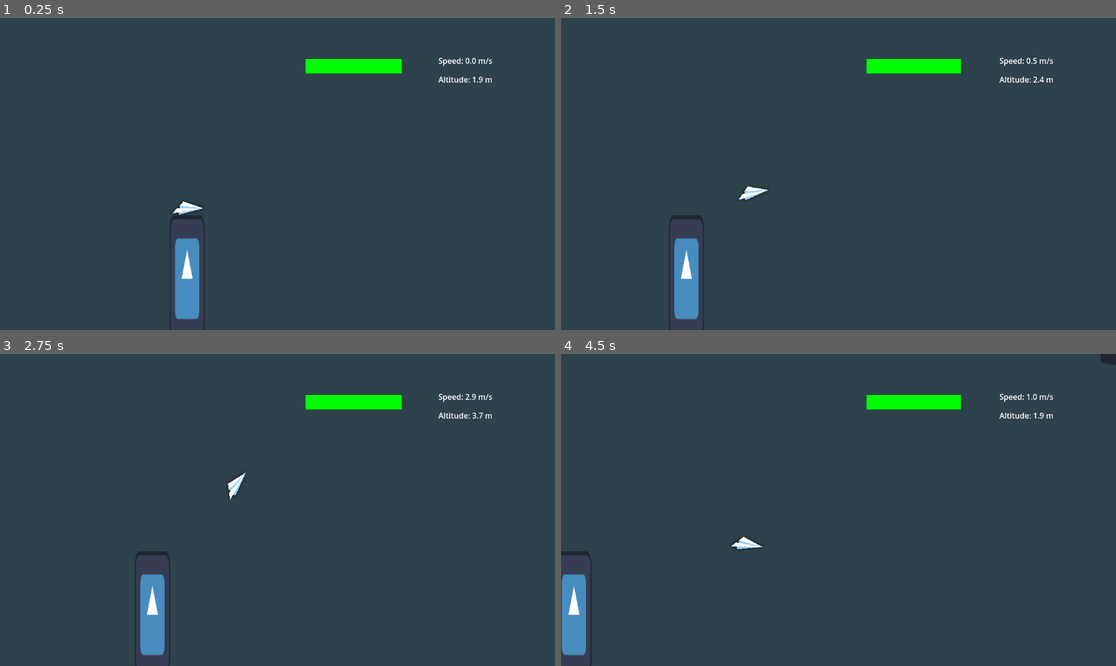
Above: before the commit, frames 1-4 (two rows, left to right).
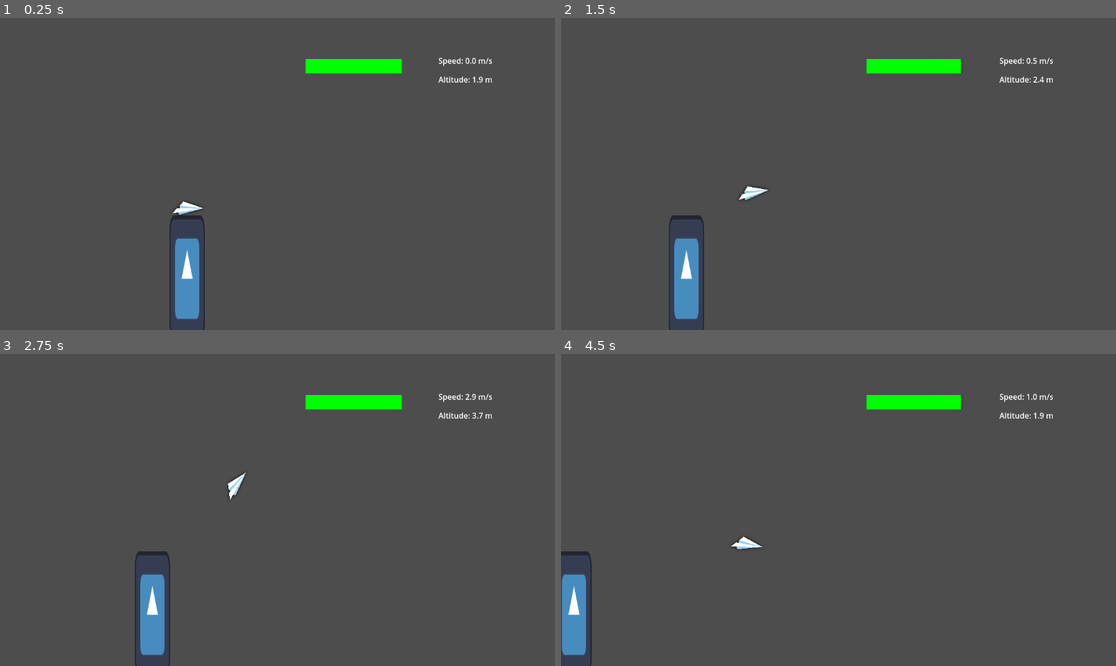
Above: after the commit, the same moments.

Repository: STUDIO-SINOKAYO/planegame
Game: Godot game, scene res://Scenes/level.tscn
Same seed, same stepped clock (60 frames per second), same inputs: the game is played once before the commit and once after it. The engine's default icon, where the game draws it, is replaced by a stand-in: a white triangle on a blue panel in a dark square.
Inputs (mouse positions are in pixels of both pictures, inside the frame that each line leads up to):
- Up to frame 1 (0.25 s): no input
- Up to frame 2 (1.5 s): tap Enter (ui_accept) at 0.5, 0.77 s; move the mouse to (960, 158) at 0.52 s; right-click (960, 158) at 0.6 s; click (960, 158) at 0.67 s; move the mouse to (727, 189) at 1.27 s; right-click (727, 189) at 1.35 s; click (727, 189) at 1.42 s
- Up to frame 3 (2.75 s): tap Enter (ui_accept) at 1.52 s; move the mouse to (333, 441) at 2.02 s; right-click (333, 441) at 2.1 s; click (333, 441) at 2.17 s
- Up to frame 4 (4.5 s): move the mouse to (810, 572) at 2.77 s; right-click (810, 572) at 2.85 s; click (810, 572) at 2.92 s; tap Enter (ui_accept) at 3.02, 3.77 s; move the mouse to (1005, 556) at 3.52 s; right-click (1005, 556) at 3.6 s; click (1005, 556) at 3.67 s; move the mouse to (672, 463) at 4.27 s; right-click (672, 463) at 4.35 s; click (672, 463) at 4.42 s

The runs differ from the first frame. In frame 1, 97% of the frame differs, in the area x 0-100%, y 0-100%; in frame 2, 97%; in frame 3, 97%; in frame 4, 97%.

Commit message:
Update level.tscn

Diff:
--- a/Scenes/level.tscn
+++ b/Scenes/level.tscn
@@ -6,7 +6,6 @@
 [ext_resource type="Texture2D" uid="uid://cfof2t4pe4mmt" path="res://Assets/Sprites/PLANE.png" id="4_8c0lf"]
 [ext_resource type="Texture2D" uid="uid://doxgbjthq1fb8" path="res://Assets/Sprites/cloud1.png" id="5_luodc"]
 [ext_resource type="Texture2D" uid="uid://c2ma8uiowqrt3" path="res://Assets/Sprites/cloud2.png" id="6_1cgv8"]
-[ext_resource type="PackedScene" uid="uid://dx16h0mn7uvo5" path="res://Scenes/clouds.tscn" id="7_8c0lf"]
 [ext_resource type="Texture2D" uid="uid://bcqnc3csg7q4e" path="res://Assets/Sprites/land2.png" id="7_ais7f"]
 [ext_resource type="Texture2D" uid="uid://b1mar0ene2plg" path="res://Assets/Sprites/land4.png" id="8_re0q2"]
 [ext_resource type="Texture2D" uid="uid://bo1gns3t6l0v" path="res://Assets/Sprites/land1.png" id="9_fq0f7"]
@@ -43,6 +42,62 @@
 [sub_resource type="CircleShape2D" id="CircleShape2D_ha31o"]
 radius = 77.2787
 
+[sub_resource type="Animation" id="Animation_re0q2"]
+resource_name = "sun jumpscare"
+tracks/0/type = "bezier"
+tracks/0/imported = false
+tracks/0/enabled = true
+tracks/0/path = NodePath(".:position:x")
+tracks/0/interp = 1
+tracks/0/loop_wrap = true
+tracks/0/keys = {
+"handle_modes": PackedInt32Array(0, 0, 0),
+"points": PackedFloat32Array(2408, -0.25, 0, 0.25, 0, 2408, -0.25, 0, 0.25, 0, 2408, -0.25, 0, 0.25, 0),
+"times": PackedFloat32Array(0, 0.166667, 0.8)
+}
+tracks/1/type = "bezier"
+tracks/1/imported = false
+tracks/1/enabled = true
+tracks/1/path = NodePath(".:position:y")
+tracks/1/interp = 1
+tracks/1/loop_wrap = true
+tracks/1/keys = {
+"handle_modes": PackedInt32Array(0, 0, 0),
+"points": PackedFloat32Array(-200, -0.25, 0, 0.25, 0, 210, -0.25, 0, 0.25, 0, 199, -0.25, 0, 0.25, 0),
+"times": PackedFloat32Array(0, 0.533333, 1)
+}
+
+[sub_resource type="Animation" id="Animation_fq0f7"]
+length = 0.001
+tracks/0/type = "bezier"
+tracks/0/imported = false
+tracks/0/enabled = true
+tracks/0/path = NodePath(".:position:x")
+tracks/0/interp = 1
+tracks/0/loop_wrap = true
+tracks/0/keys = {
+"handle_modes": PackedInt32Array(0),
+"points": PackedFloat32Array(2408, -0.25, 0, 0.25, 0),
+"times": PackedFloat32Array(0)
+}
+tracks/1/type = "bezier"
+tracks/1/imported = false
+tracks/1/enabled = true
+tracks/1/path = NodePath(".:position:y")
+tracks/1/interp = 1
+tracks/1/loop_wrap = true
+tracks/1/keys = {
+"handle_modes": PackedInt32Array(0),
+"points": PackedFloat32Array(199, -0.25, 0, 0.25, 0),
+"times": PackedFloat32Array(0)
+}
+
+[sub_resource type="AnimationLibrary" id="AnimationLibrary_bp4cd"]
+_data = {
+&"RESET": SubResource("Animation_fq0f7"),
+&"sun jumpscare": SubResource("Animation_re0q2")
+}
+
 [sub_resource type="RectangleShape2D" id="RectangleShape2D_00k4y"]
 size = Vector2(65.25, 94.5)
 
@@ -70,15 +125,201 @@
 [sub_resource type="CircleShape2D" id="CircleShape2D_u0did"]
 radius = 78.0064
 
+[sub_resource type="Animation" id="Animation_bp4cd"]
+resource_name = "tree jumpscare"
+tracks/0/type = "bezier"
+tracks/0/imported = false
+tracks/0/enabled = true
+tracks/0/path = NodePath(".:scale:x")
+tracks/0/interp = 1
+tracks/0/loop_wrap = true
+tracks/0/keys = {
+"handle_modes": PackedInt32Array(0),
+"points": PackedFloat32Array(1, -0.25, 0, 0.25, 0),
+"times": PackedFloat32Array(0)
+}
+tracks/1/type = "bezier"
+tracks/1/imported = false
+tracks/1/enabled = true
+tracks/1/path = NodePath(".:scale:y")
+tracks/1/interp = 1
+tracks/1/loop_wrap = true
+tracks/1/keys = {
+"handle_modes": PackedInt32Array(0),
+"points": PackedFloat32Array(1, -0.25, 0, 0.25, 0),
+"times": PackedFloat32Array(0)
+}
+tracks/2/type = "bezier"
+tracks/2/imported = false
+tracks/2/enabled = true
+tracks/2/path = NodePath(".:position:x")
+tracks/2/interp = 1
+tracks/2/loop_wrap = true
+tracks/2/keys = {
+"handle_modes": PackedInt32Array(0, 0),
+"points": PackedFloat32Array(3468, -0.25, 0, 0.25, 0, 3468, -0.25, 0, 0.25, 0),
+"times": PackedFloat32Array(0, 0.53)
+}
+tracks/3/type = "bezier"
+tracks/3/imported = false
+tracks/3/enabled = true
+tracks/3/path = NodePath(".:position:y")
+tracks/3/interp = 1
+tracks/3/loop_wrap = true
+tracks/3/keys = {
+"handle_modes": PackedInt32Array(0, 0),
+"points": PackedFloat32Array(1000, -0.25, 0, 0.25, 0, 539, -0.25, 0, 0.25, 0),
+"times": PackedFloat32Array(0, 0.53)
+}
+
+[sub_resource type="Animation" id="Animation_d3deu"]
+length = 0.001
+tracks/0/type = "bezier"
+tracks/0/imported = false
+tracks/0/enabled = true
+tracks/0/path = NodePath(".:scale:x")
+tracks/0/interp = 1
+tracks/0/loop_wrap = true
+tracks/0/keys = {
+"handle_modes": PackedInt32Array(0),
+"points": PackedFloat32Array(1, -0.25, 0, 0.25, 0),
+"times": PackedFloat32Array(0)
+}
+tracks/1/type = "bezier"
+tracks/1/imported = false
+tracks/1/enabled = true
+tracks/1/path = NodePath(".:scale:y")
+tracks/1/interp = 1
+tracks/1/loop_wrap = true
+tracks/1/keys = {
+"handle_modes": PackedInt32Array(0),
+"points": PackedFloat32Array(1, -0.25, 0, 0.25, 0),
+"times": PackedFloat32Array(0)
+}
+tracks/2/type = "bezier"
+tracks/2/imported = false
+tracks/2/enabled = true
+tracks/2/path = NodePath(".:position:x")
+tracks/2/interp = 1
+tracks/2/loop_wrap = true
+tracks/2/keys = {
+"handle_modes": PackedInt32Array(0),
+"points": PackedFloat32Array(3468, -0.25, 0, 0.25, 0),
+"times": PackedFloat32Array(0)
+}
+tracks/3/type = "bezier"
+tracks/3/imported = false
+tracks/3/enabled = true
+tracks/3/path = NodePath(".:position:y")
+tracks/3/interp = 1
+tracks/3/loop_wrap = true
+tracks/3/keys = {
+"handle_modes": PackedInt32Array(0),
+"points": PackedFloat32Array(539, -0.25, 0, 0.25, 0),
+"times": PackedFloat32Array(0)
+}
+
+[sub_resource type="AnimationLibrary" id="AnimationLibrary_csjfj"]
+_data = {
+&"RESET": SubResource("Animation_d3deu"),
+&"tree jumpscare": SubResource("Animation_bp4cd")
+}
+
 [sub_resource type="CircleShape2D" id="CircleShape2D_hcs0j"]
 radius = 52.0384
 
+[sub_resource type="RectangleShape2D" id="RectangleShape2D_53r2q"]
+size = Vector2(210, 130)
+
+[sub_resource type="CircleShape2D" id="CircleShape2D_1cgv8"]
+radius = 50.9608
+
+[sub_resource type="RectangleShape2D" id="RectangleShape2D_hcs0j"]
+size = Vector2(8.5, 61)
+
+[sub_resource type="RectangleShape2D" id="RectangleShape2D_luodc"]
+size = Vector2(78, 183.5)
+
 [sub_resource type="CircleShape2D" id="CircleShape2D_maxl3"]
 radius = 13.4536
 
+[sub_resource type="Animation" id="Animation_nkhef"]
+resource_name = "shake"
+loop_mode = 1
+tracks/0/type = "value"
+tracks/0/imported = false
+tracks/0/enabled = true
+tracks/0/path = NodePath(".:position")
+tracks/0/interp = 2
+tracks/0/loop_wrap = true
+tracks/0/keys = {
+"times": PackedFloat32Array(0, 0.34, 0.66, 1),
+"transitions": PackedFloat32Array(1, 1, 1, 1),
+"update": 0,
+"values": [Vector2(0, 0), Vector2(-1, 2), Vector2(2.48485, 1.0303), Vector2(0, 0)]
+}
+
+[sub_resource type="Animation" id="Animation_fmtd1"]
+length = 0.001
+tracks/0/type = "value"
+tracks/0/imported = false
+tracks/0/enabled = true
+tracks/0/path = NodePath(".:position")
+tracks/0/interp = 1
+tracks/0/loop_wrap = true
+tracks/0/keys = {
+"times": PackedFloat32Array(0),
+"transitions": PackedFloat32Array(1),
+"update": 0,
+"values": [Vector2(0, 400)]
+}
+
+[sub_resource type="AnimationLibrary" id="AnimationLibrary_5o4ln"]
+_data = {
+&"RESET": SubResource("Animation_fmtd1"),
+&"shake": SubResource("Animation_nkhef")
+}
+
 [sub_resource type="CircleShape2D" id="CircleShape2D_d3deu"]
 radius = 16.1245
 
+[sub_resource type="Animation" id="Animation_ag4x3"]
+resource_name = "shake"
+loop_mode = 1
+tracks/0/type = "value"
+tracks/0/imported = false
+tracks/0/enabled = true
+tracks/0/path = NodePath(".:position")
+tracks/0/interp = 2
+tracks/0/loop_wrap = true
+tracks/0/keys = {
+"times": PackedFloat32Array(0, 0.34, 0.69, 1),
+"transitions": PackedFloat32Array(1, 1, 1, 1),
+"update": 0,
+"values": [Vector2(0, 0), Vector2(2, 0), Vector2(-2.06061, -1), Vector2(0, 0)]
+}
+
+[sub_resource type="Animation" id="Animation_maxl3"]
+length = 0.001
+tracks/0/type = "value"
+tracks/0/imported = false
+tracks/0/enabled = true
+tracks/0/path = NodePath(".:position")
+tracks/0/interp = 1
+tracks/0/loop_wrap = true
+tracks/0/keys = {
+"times": PackedFloat32Array(0),
+"transitions": PackedFloat32Array(1),
+"update": 0,
+"values": [Vector2(0, 400)]
+}
+
+[sub_resource type="AnimationLibrary" id="AnimationLibrary_md013"]
+_data = {
+&"RESET": SubResource("Animation_maxl3"),
+&"shake": SubResource("Animation_ag4x3")
+}
+
 [sub_resource type="RectangleShape2D" id="RectangleShape2D_nkhef"]
 size = Vector2(620, 58)
 
@@ -100,9 +341,203 @@
 [sub_resource type="RectangleShape2D" id="RectangleShape2D_1cgv8"]
 size = Vector2(13, 64)
 
+[sub_resource type="Animation" id="Animation_ogdfn"]
+resource_name = "fire appear"
+length = 4.0
+tracks/0/type = "value"
+tracks/0/imported = false
+tracks/0/enabled = true
+tracks/0/path = NodePath(".:position")
+tracks/0/interp = 2
+tracks/0/loop_wrap = true
+tracks/0/keys = {
+"times": PackedFloat32Array(0, 0.59, 0.88),
+"transitions": PackedFloat32Array(1, 1, 1),
+"update": 0,
+"values": [Vector2(5718, 563), Vector2(5718, 296), Vector2(5718, 305)]
+}
+tracks/1/type = "value"
+tracks/1/imported = false
+tracks/1/enabled = true
+tracks/1/path = NodePath("../Fire1:position")
+tracks/1/interp = 2
+tracks/1/loop_wrap = true
+tracks/1/keys = {
+"times": PackedFloat32Array(0.32, 0.966667, 1.26667),
+"transitions": PackedFloat32Array(1, 1, 1),
+"update": 0,
+"values": [Vector2(6155, 645), Vector2(6155, 241), Vector2(6155, 251)]
+}
+tracks/2/type = "value"
+tracks/2/imported = false
+tracks/2/enabled = true
+tracks/2/path = NodePath("../FireGround1:position")
+tracks/2/interp = 2
+tracks/2/loop_wrap = true
+tracks/2/keys = {
+"times": PackedFloat32Array(0.966667, 2),
+"transitions": PackedFloat32Array(1, 1),
+"update": 0,
+"values": [Vector2(0, 300), Vector2(0, 0)]
+}
+tracks/3/type = "value"
+tracks/3/imported = false
+tracks/3/enabled = true
+tracks/3/path = NodePath("../Fire5:position")
+tracks/3/interp = 2
+tracks/3/loop_wrap = true
+tracks/3/keys = {
+"times": PackedFloat32Array(0.97, 2),
+"transitions": PackedFloat32Array(1, 1),
+"update": 0,
+"values": [Vector2(0, 330), Vector2(0, 0)]
+}
+tracks/4/type = "value"
+tracks/4/imported = false
+tracks/4/enabled = true
+tracks/4/path = NodePath("../Fire4:position")
+tracks/4/interp = 2
+tracks/4/loop_wrap = true
+tracks/4/keys = {
+"times": PackedFloat32Array(0.97, 2),
+"transitions": PackedFloat32Array(1, 1),
+"update": 0,
+"values": [Vector2(-1.401, 350), Vector2(-1.401, 0)]
+}
+tracks/5/type = "value"
+tracks/5/imported = false
+tracks/5/enabled = true
+tracks/5/path = NodePath("../Fire3:position")
+tracks/5/interp = 2
+tracks/5/loop_wrap = true
+tracks/5/keys = {
+"times": PackedFloat32Array(0.99, 2.02),
+"transitions": PackedFloat32Array(1, 1),
+"update": 0,
+"values": [Vector2(2.143, 400), Vector2(2.143, 0)]
+}
+
+[sub_resource type="Animation" id="Animation_l1uqm"]
+length = 0.001
+tracks/0/type = "value"
+tracks/0/imported = false
+tracks/0/enabled = true
+tracks/0/path = NodePath(".:position")
+tracks/0/interp = 1
+tracks/0/loop_wrap = true
+tracks/0/keys = {
+"times": PackedFloat32Array(0),
+"transitions": PackedFloat32Array(1),
+"update": 0,
+"values": [Vector2(5718, 563)]
+}
+tracks/1/type = "value"
+tracks/1/imported = false
+tracks/1/enabled = true
+tracks/1/path = NodePath("../Fire1:position")
+tracks/1/interp = 1
+tracks/1/loop_wrap = true
+tracks/1/keys = {
+"times": PackedFloat32Array(0),
+"transitions": PackedFloat32Array(1),
+"update": 0,
+"values": [Vector2(6155, 645)]
+}
+tracks/2/type = "value"
+tracks/2/imported = false
+tracks/2/enabled = true
+tracks/2/path = NodePath("../FireGround1:position")
+tracks/2/interp = 1
+tracks/2/loop_wrap = true
+tracks/2/keys = {
+"times": PackedFloat32Array(0),
+"transitions": PackedFloat32Array(1),
+"update": 0,
+"values": [Vector2(0, 300)]
+}
+tracks/3/type = "value"
+tracks/3/imported = false
+tracks/3/enabled = true
+tracks/3/path = NodePath("../Fire5:position")
+tracks/3/interp = 1
+tracks/3/loop_wrap = true
+tracks/3/keys = {
+"times": PackedFloat32Array(0),
+"transitions": PackedFloat32Array(1),
+"update": 0,
+"values": [Vector2(0, 0)]
+}
+tracks/4/type = "value"
+tracks/4/imported = false
+tracks/4/enabled = true
+tracks/4/path = NodePath("../Fire4:position")
+tracks/4/interp = 1
+tracks/4/loop_wrap = true
+tracks/4/keys = {
+"times": PackedFloat32Array(0),
+"transitions": PackedFloat32Array(1),
+"update": 0,
+"values": [Vector2(-1.401, 350)]
+}
+tracks/5/type = "value"
+tracks/5/imported = false
+tracks/5/enabled = true
+tracks/5/path = NodePath("../Fire3:position")
+tracks/5/interp = 1
+tracks/5/loop_wrap = true
+tracks/5/keys = {
+"times": PackedFloat32Array(0),
+"transitions": PackedFloat32Array(1),
+"update": 0,
+"values": [Vector2(2.143, 400)]
+}
+
+[sub_resource type="AnimationLibrary" id="AnimationLibrary_gx30c"]
+_data = {
+&"RESET": SubResource("Animation_l1uqm"),
+&"fire appear": SubResource("Animation_ogdfn")
+}
+
 [sub_resource type="CircleShape2D" id="CircleShape2D_csjfj"]
 radius = 11.0
 
+[sub_resource type="Animation" id="Animation_jmchl"]
+resource_name = "shake"
+loop_mode = 1
+tracks/0/type = "value"
+tracks/0/imported = false
+tracks/0/enabled = true
+tracks/0/path = NodePath(".:position")
+tracks/0/interp = 2
+tracks/0/loop_wrap = true
+tracks/0/keys = {
+"times": PackedFloat32Array(0, 0.35, 0.7, 1),
+"transitions": PackedFloat32Array(1, 1, 1, 1),
+"update": 0,
+"values": [Vector2(0, 0), Vector2(-2, -1), Vector2(2, 0), Vector2(0, 0)]
+}
+
+[sub_resource type="Animation" id="Animation_s14gf"]
+length = 0.001
+tracks/0/type = "value"
+tracks/0/imported = false
+tracks/0/enabled = true
+tracks/0/path = NodePath(".:position")
+tracks/0/interp = 1
+tracks/0/loop_wrap = true
+tracks/0/keys = {
+"times": PackedFloat32Array(0, 0.001),
+"transitions": PackedFloat32Array(1, 1),
+"update": 0,
+"values": [Vector2(0, 400), Vector2(0, 400)]
+}
+
+[sub_resource type="AnimationLibrary" id="AnimationLibrary_cpxpw"]
+_data = {
+&"RESET": SubResource("Animation_s14gf"),
+&"shake": SubResource("Animation_jmchl")
+}
+
 [sub_resource type="RectangleShape2D" id="RectangleShape2D_0cmrb"]
 size = Vector2(127, 215)
 
@@ -118,18 +553,6 @@
 [sub_resource type="CircleShape2D" id="CircleShape2D_dw52x"]
 radius = 92.0
 
-[sub_resource type="RectangleShape2D" id="RectangleShape2D_53r2q"]
-size = Vector2(210, 130)
-
-[sub_resource type="CircleShape2D" id="CircleShape2D_1cgv8"]
-radius = 50.9608
-
-[sub_resource type="RectangleShape2D" id="RectangleShape2D_hcs0j"]
-size = Vector2(8.5, 61)
-
-[sub_resource type="RectangleShape2D" id="RectangleShape2D_luodc"]
-size = Vector2(78, 183.5)
-
 [sub_resource type="CircleShape2D" id="CircleShape2D_6y3s5"]
 radius = 81.0062
 
@@ -141,6 +564,42 @@
 
 [sub_resource type="RectangleShape2D" id="RectangleShape2D_re0q2"]
 size = Vector2(7.25, 133)
+
+[sub_resource type="Animation" id="Animation_csjfj"]
+resource_name = "strike"
+tracks/0/type = "value"
+tracks/0/imported = false
+tracks/0/enabled = true
+tracks/0/path = NodePath(".:position")
+tracks/0/interp = 2
+tracks/0/loop_wrap = true
+tracks/0/keys = {
+"times": PackedFloat32Array(0, 0.266667, 0.466667),
+"transitions": PackedFloat32Array(1, 1, 1),
+"update": 0,
+"values": [Vector2(0, 0), Vector2(-5, -4), Vector2(-1, -6)]
+}
+
+[sub_resource type="Animation" id="Animation_5o4ln"]
+length = 0.001
+tracks/0/type = "value"
+tracks/0/imported = false
+tracks/0/enabled = true
+tracks/0/path = NodePath(".:position")
+tracks/0/interp = 1
+tracks/0/loop_wrap = true
+tracks/0/keys = {
+"times": PackedFloat32Array(0),
+"transitions": PackedFloat32Array(1),
+"update": 0,
+"values": [Vector2(0, -900)]
+}
+
+[sub_resource type="AnimationLibrary" id="AnimationLibrary_ag4x3"]
+_data = {
+&"RESET": SubResource("Animation_5o4ln"),
+&"strike": SubResource("Animation_csjfj")
+}
 
 [node name="Level" type="Node2D"]
 script = ExtResource("1_k5f4k")
@@ -264,15 +723,6 @@
 scale = Vector2(0.2, 0.2)
 texture = ExtResource("10_bp4cd")
 
-[node name="Clouds" parent="Obstacles" instance=ExtResource("7_8c0lf")]
-position = Vector2(2009, -176)
-
-[node name="Clouds" parent="Obstacles/Clouds" instance=ExtResource("7_8c0lf")]
-position = Vector2(1472, -39)
-
-[node name="Clouds" parent="Obstacles/Clouds/Clouds" instance=ExtResource("7_8c0lf")]
-position = Vector2(1496, 12)
-
 [node name="Sun" type="Node2D" parent="Obstacles"]
 position = Vector2(2408, 199)
 
@@ -295,6 +745,11 @@
 [node name="AudioStreamPlayer" type="AudioStreamPlayer" parent="Obstacles/Sun/Area2D"]
 stream = ExtResource("11_qxfql")
 
+[node name="AnimationPlayer" type="AnimationPlayer" parent="Obstacles/Sun"]
+libraries = {
+&"": SubResource("AnimationLibrary_bp4cd")
+}
+
 [node name="Trees" type="Node2D" parent="Obstacles"]
 
 [node name="Tree1" type="Node2D" parent="Obstacles/Trees"]
@@ -377,6 +832,11 @@
 position = Vector2(-31, -139)
 shape = SubResource("CircleShape2D_u0did")
 
+[node name="AnimationPlayer" type="AnimationPlayer" parent="Obstacles/Trees/Tree4"]
+libraries = {
+&"": SubResource("AnimationLibrary_csjfj")
+}
+
 [node name="Tree5" type="Node2D" parent="Obstacles/Trees"]
 position = Vector2(1896, 485)
 
@@ -452,9 +912,36 @@
 position = Vector2(7, -64.875)
 shape = SubResource("RectangleShape2D_3a44l")
 
+[node name="HouseFire" type="Node2D" parent="Obstacles"]
+position = Vector2(5707, 454)
+
+[node name="Sprite2D" type="Sprite2D" parent="Obstacles/HouseFire"]
+position = Vector2(-179, 71)
+scale = Vector2(0.3, 0.3)
+texture = ExtResource("18_0cmrb")
+
+[node name="burning_obstacle" parent="Obstacles/HouseFire" instance=ExtResource("20_pnhnk")]
+
+[node name="CollisionShape2D" type="CollisionShape2D" parent="Obstacles/HouseFire/burning_obstacle"]
+position = Vector2(-162, 148)
+shape = SubResource("RectangleShape2D_53r2q")
+
+[node name="CollisionShape2D3" type="CollisionShape2D" parent="Obstacles/HouseFire/burning_obstacle"]
+position = Vector2(-259, 133)
+shape = SubResource("CircleShape2D_1cgv8")
+
+[node name="CollisionShape2D4" type="CollisionShape2D" parent="Obstacles/HouseFire/burning_obstacle"]
+position = Vector2(-229.25, -23.5)
+shape = SubResource("RectangleShape2D_hcs0j")
+
+[node name="CollisionShape2D2" type="CollisionShape2D" parent="Obstacles/HouseFire/burning_obstacle"]
+position = Vector2(-221, 84.25)
+shape = SubResource("RectangleShape2D_luodc")
+
 [node name="Fires" type="Node2D" parent="Obstacles"]
 
 [node name="Fire3" type="Node2D" parent="Obstacles/Fires"]
+position = Vector2(2.143, 400)
 
 [node name="Sprite2D" type="Sprite2D" parent="Obstacles/Fires/Fire3"]
 position = Vector2(5788, 486)
@@ -467,7 +954,13 @@
 position = Vector2(5787, 362)
 shape = SubResource("CircleShape2D_maxl3")
 
+[node name="AnimationPlayer" type="AnimationPlayer" parent="Obstacles/Fires/Fire3"]
+libraries = {
+&"": SubResource("AnimationLibrary_5o4ln")
+}
+
 [node name="Fire4" type="Node2D" parent="Obstacles/Fires"]
+position = Vector2(-1.401, 350)
 
 [node name="Sprite2D" type="Sprite2D" parent="Obstacles/Fires/Fire4"]
 position = Vector2(5947, 498)
@@ -480,7 +973,14 @@
 position = Vector2(5947, 408)
 shape = SubResource("CircleShape2D_d3deu")
 
+[node name="AnimationPlayer" type="AnimationPlayer" parent="Obstacles/Fires/Fire4"]
+libraries = {
+&"": SubResource("AnimationLibrary_md013")
+}
+autoplay = "shake"
+
 [node name="FireGround1" type="Node2D" parent="Obstacles/Fires"]
+position = Vector2(0, 300)
 
 [node name="Sprite2D" type="Sprite2D" parent="Obstacles/Fires/FireGround1"]
 position = Vector2(5959, 554)
@@ -506,10 +1006,10 @@
 shape = SubResource("RectangleShape2D_ag4x3")
 
 [node name="Fire1" type="Node2D" parent="Obstacles/Fires"]
-position = Vector2(6155, 576)
+position = Vector2(6155, 645)
 
 [node name="Sprite2D" type="Sprite2D" parent="Obstacles/Fires/Fire1"]
-position = Vector2(1, 0)
+position = Vector2(-468, 181)
 scale = Vector2(0.3, 0.3)
 texture = ExtResource("19_0cmrb")
 
@@ -517,14 +1017,14 @@
 position = Vector2(-1, 0)
 
 [node name="CollisionShape2D" type="CollisionShape2D" parent="Obstacles/Fires/Fire1/burning_obstacle"]
-position = Vector2(2, 32)
+position = Vector2(-467, 215)
 shape = SubResource("CircleShape2D_53r2q")
 
 [node name="Fire2" type="Node2D" parent="Obstacles/Fires"]
 position = Vector2(5718, 563)
 
 [node name="Sprite2D" type="Sprite2D" parent="Obstacles/Fires/Fire2"]
-position = Vector2(-1, -3)
+position = Vector2(-72, 286)
 scale = Vector2(0.3, 0.3)
 texture = ExtResource("22_24uko")
 
@@ -532,14 +1032,20 @@
 position = Vector2(-1, -3)
 
 [node name="CollisionShape2D" type="CollisionShape2D" parent="Obstacles/Fires/Fire2/burning_obstacle"]
-position = Vector2(1, 40)
+position = Vector2(-70, 332)
 shape = SubResource("CircleShape2D_luodc")
 
 [node name="CollisionShape2D2" type="CollisionShape2D" parent="Obstacles/Fires/Fire2/burning_obstacle"]
-position = Vector2(-3.5, -22)
+position = Vector2(-79, 277)
 shape = SubResource("RectangleShape2D_1cgv8")
 
+[node name="AnimationPlayer" type="AnimationPlayer" parent="Obstacles/Fires/Fire2"]
+libraries = {
+&"": SubResource("AnimationLibrary_gx30c")
+}
+
 [node name="Fire5" type="Node2D" parent="Obstacles/Fires"]
+position = Vector2(0, 400)
 
 [node name="Sprite2D" type="Sprite2D" parent="Obstacles/Fires/Fire5"]
 position = Vector2(6109, 522)
@@ -552,6 +1058,12 @@
 position = Vector2(6111, 443)
 shape = SubResource("CircleShape2D_csjfj")
 
+[node name="AnimationPlayer" type="AnimationPlayer" parent="Obstacles/Fires/Fire5"]
+libraries = {
+&"": SubResource("AnimationLibrary_cpxpw")
+}
+autoplay = "shake"
+
 [node name="House" type="Node2D" parent="Obstacles"]
 position = Vector2(4468, 431)
 
@@ -594,32 +1106,6 @@
 position = Vector2(0, 16)
 shape = SubResource("CircleShape2D_dw52x")
 
-[node name="HouseFire" type="Node2D" parent="Obstacles"]
-position = Vector2(5707, 454)
-
-[node name="Sprite2D" type="Sprite2D" parent="Obstacles/HouseFire"]
-position = Vector2(-179, 71)
-scale = Vector2(0.3, 0.3)
-texture = ExtResource("18_0cmrb")
-
-[node name="burning_obstacle" parent="Obstacles/HouseFire" instance=ExtResource("20_pnhnk")]
-
-[node name="CollisionShape2D" type="CollisionShape2D" parent="Obstacles/HouseFire/burning_obstacle"]
-position = Vector2(-162, 148)
-shape = SubResource("RectangleShape2D_53r2q")
-
-[node name="CollisionShape2D3" type="CollisionShape2D" parent="Obstacles/HouseFire/burning_obstacle"]
-position = Vector2(-259, 133)
-shape = SubResource("CircleShape2D_1cgv8")
-
-[node name="CollisionShape2D4" type="CollisionShape2D" parent="Obstacles/HouseFire/burning_obstacle"]
-position = Vector2(-229.25, -23.5)
-shape = SubResource("RectangleShape2D_hcs0j")
-
-[node name="CollisionShape2D2" type="CollisionShape2D" parent="Obstacles/HouseFire/burning_obstacle"]
-position = Vector2(-221, 84.25)
-shape = SubResource("RectangleShape2D_luodc")
-
 [node name="Water" type="Node2D" parent="Obstacles"]
 position = Vector2(3490, 163)
 
@@ -640,6 +1126,7 @@
 volume_db = -5.298
 
 [node name="Lightning" type="Node2D" parent="Obstacles"]
+position = Vector2(0, -900)
 
 [node name="Sprite2D" type="Sprite2D" parent="Obstacles/Lightning"]
 position = Vector2(5226, 147)
@@ -659,6 +1146,11 @@
 [node name="CollisionShape2D3" type="CollisionShape2D" parent="Obstacles/Lightning/Solid Obstacle"]
 position = Vector2(5185, 49)
 shape = SubResource("RectangleShape2D_re0q2")
+
+[node name="AnimationPlayer" type="AnimationPlayer" parent="Obstacles/Lightning"]
+libraries = {
+&"": SubResource("AnimationLibrary_ag4x3")
+}
 
 [node name="UI" type="CanvasLayer" parent="."]
 
@@ -836,10 +1328,10 @@
 
 [node name="ColorRect" type="ColorRect" parent="."]
 z_index = -50
-offset_left = -3757.0
-offset_top = -998.0
-offset_right = 11818.0
-offset_bottom = 1519.0
+offset_left = -3999.0
+offset_top = 2235.0
+offset_right = 11576.0
+offset_bottom = 4752.0
 color = Color(0.176471, 0.258824, 0.294118, 1)
 
 [connection signal="game_over" from="Plane" to="." method="_on_game_over"]
Not shown: 1 places in Scenes/level.tscn that only renumber resources
